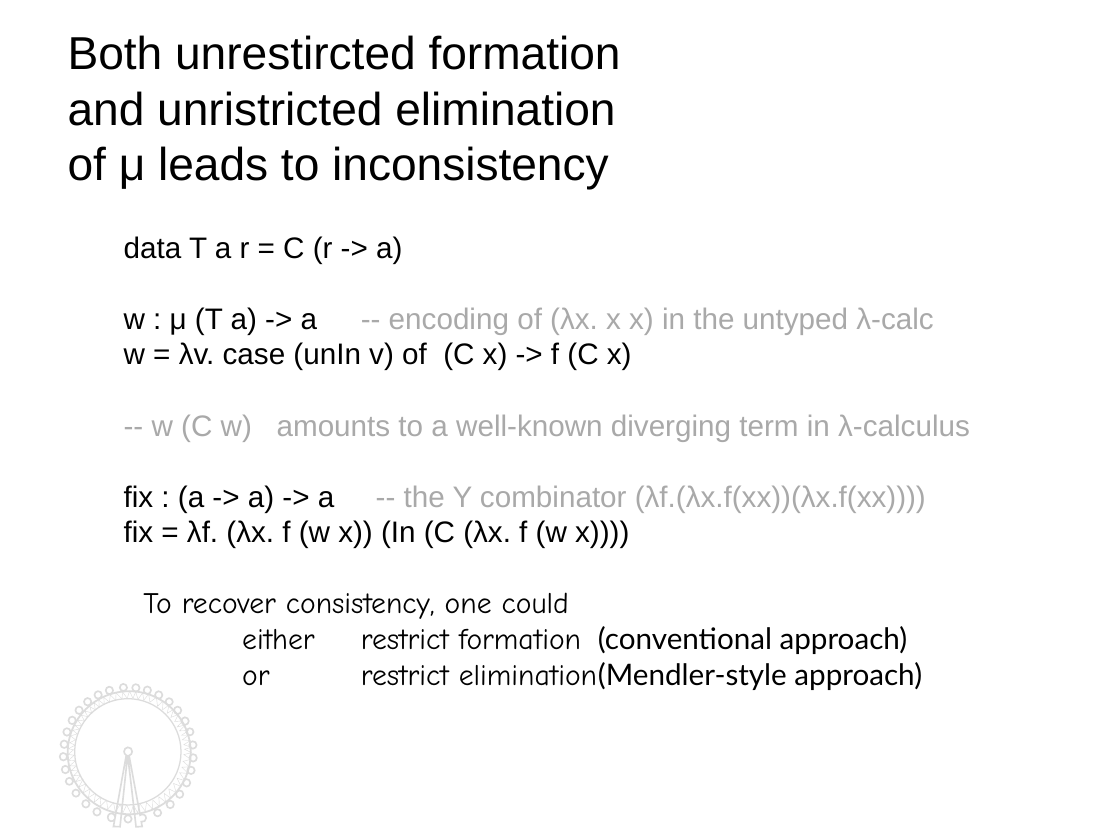
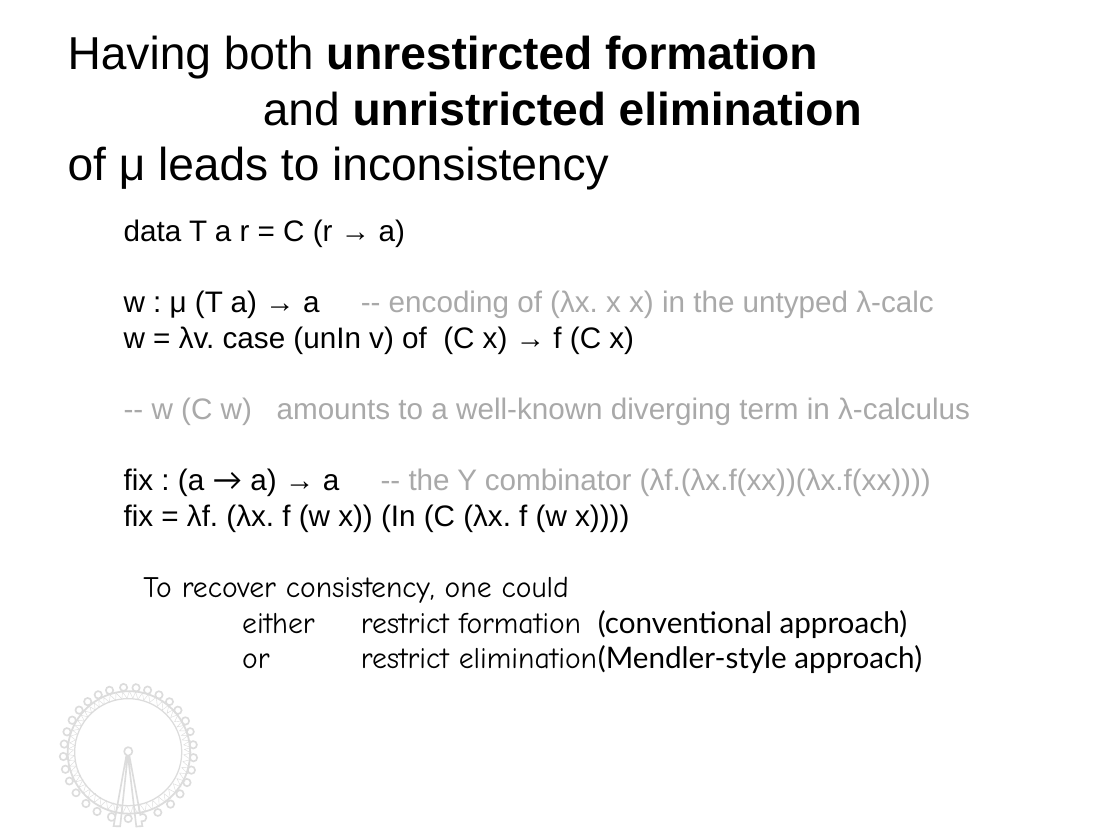
Before and after one commit to kyagrd/nax, a slide deck: slide 4 of trunk/draft/TYPES13/ppt/myslide.odp. Drawn at 1120x840 pixels with LibreOffice and Linux fonts; fonts in the diff are those of the drawing. Boxes give left, top, right and bottom in pixels: in the first picture for what was removed or moved away, otherwise in the second. Text is boxed around its words. In the diff, an @@ line names an element or a change of style, - is before the commit and + after.

```diff
--- a/trunk/draft/TYPES13/ppt/myslide.odp
+++ b/trunk/draft/TYPES13/ppt/myslide.odp
@@ text at box(68, 35, 817, 78): text changed; bold on @@
-Both unrestircted formation
+Having both unrestircted formation
@@ text at box(263, 91, 862, 126): bold on in "unristricted elimination" @@
@@ text "data T a r = ...": place and size @@
-text "data T a r = ..." at box(124, 236, 970, 690)
+text "data T a r = ..." at box(124, 219, 970, 673)
@@ text at box(124, 219, 933, 354): text changed @@
-data T a r = C (r -> a)
-w : μ (T a) -> a -- encoding of (λx. x x) in the untyped λ-calc
-w = λv. case (unIn v) of (C x) -> f (C x)
+data T a r = C (r → a)
+w : μ (T a) → a -- encoding of (λx. x x) in the untyped λ-calc
+w = λv. case (unIn v) of (C x) → f (C x)
@@ text at box(124, 468, 931, 496): text changed @@
-fix : (a -> a) -> a -- the Y combinator (λf.(λx.f(xx))(λx.f(xx))))
+fix : (a → a) → a -- the Y combinator (λf.(λx.f(xx))(λx.f(xx))))
```
Also in this commit, not shown: 12 other slides changed, 4 slides added, 2 slides removed, 2 other files.
